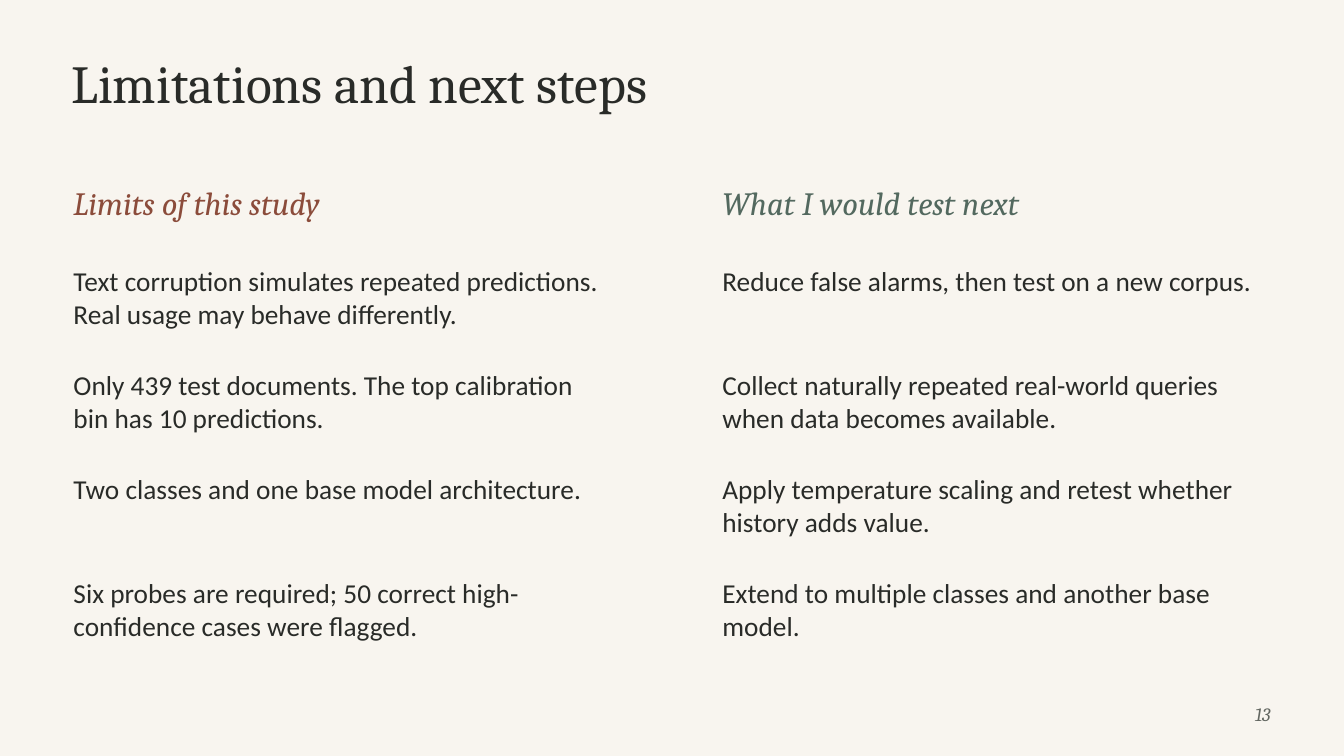
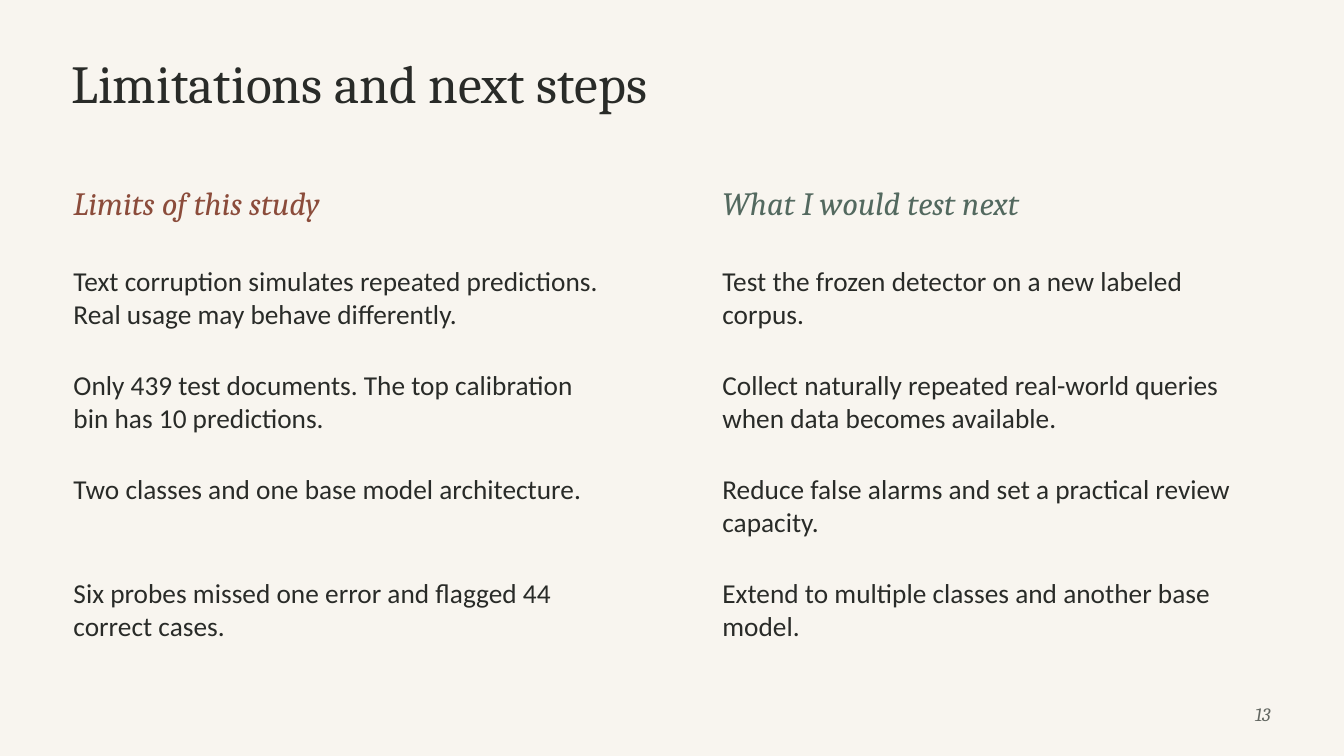
Before and after one commit to ahansardar/ai-confidence-drift, a slide deck: slide 13 of reports/presentation/AI_Confidence_Drift_Presentation.pptx. Drawn at 1344x756 pixels with LibreOffice and Linux fonts; fonts in the diff are those of the drawing. Boxes give left, top, right and bottom in pixels: in the first picture for what was removed or moved away, otherwise in the second. Text is boxed around its words. In the diff, an @@ line names an element or a change of style, - is before the commit and + after.

Commit message:
Make sequence detector scoring reproducible and report validated limits

```diff
--- a/reports/presentation/AI_Confidence_Drift_Presentation.pptx
+++ b/reports/presentation/AI_Confidence_Drift_Presentation.pptx
@@ text at box(722, 272, 1182, 329): text changed @@
-Reduce false alarms, then test on a new corpus.
+Test the frozen detector on a new labeled corpus.
@@ text at box(722, 480, 1229, 537): text changed @@
-Apply temperature scaling and retest whether history adds value.
+Reduce false alarms and set a practical review capacity.
@@ text at box(73, 584, 551, 636): text changed @@
-Six probes are required; 50 correct high-confidence cases were flagged.
+Six probes missed one error and flagged 44 correct cases.
```
Also in this commit, not shown: 3 other slides changed, 10 other files.
